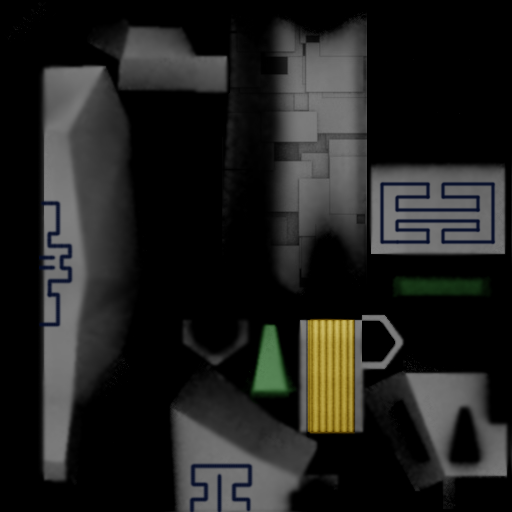
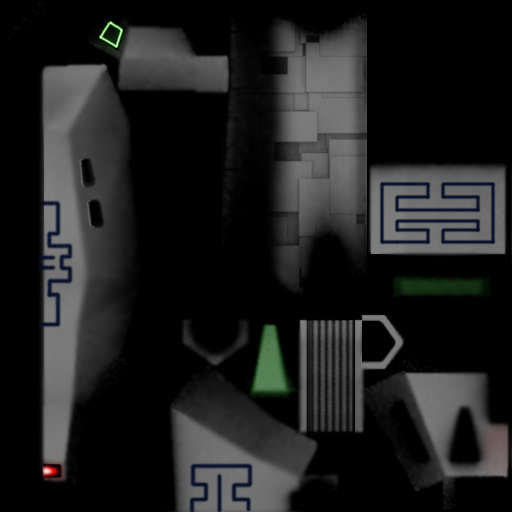
Layered file, before and after one edit (512x512). Changes by layer:
painted on "colors" over (41, 21, 512, 482)
added layer "body2" above "body" over (96, 21, 126, 51)
painted on "body" over (42, 156, 105, 479)
painted on "render" over (41, 54, 511, 480)
